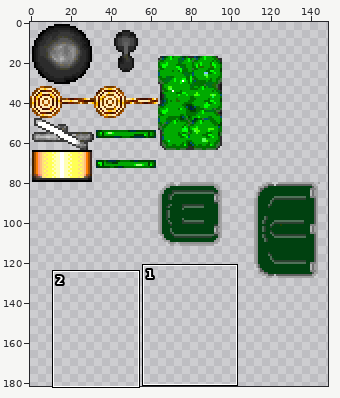
Edited in one commit: sprite sheet (Assets/Graph/images/mobilier_urbain.png). The first picture is a wide view before the edit; the outline marks the close-up.
Close-up. As it was:
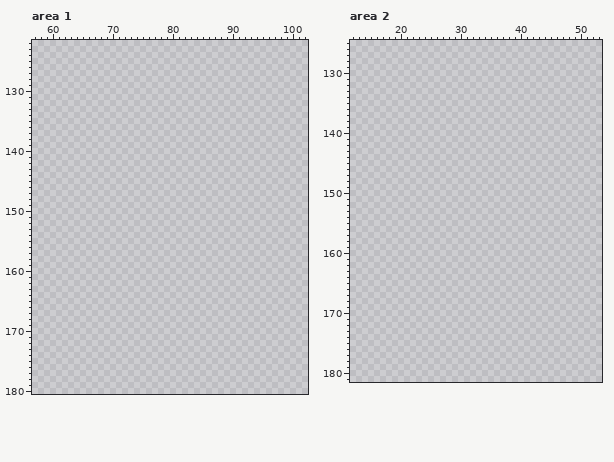
The file is 256x320 pixels. Colours within 5 levels of each other are drawn and written as one. Shown: area 1: x 57..102, y 122..180; area 2: x 12..53, y 125..181. The wide view leaves out empty margins.
Palette (. is transparent): 
Pixels before, area 1 (only the part around the change), first column x 57:
122 ..............................................
123 ..............................................
124 ..............................................
125 ..............................................
126 ..............................................
127 ..............................................
128 ..............................................
129 ..............................................
130 ..............................................
131 ..............................................
132 ..............................................
133 ..............................................
134 ..............................................
135 ..............................................
136 ..............................................
137 ..............................................
138 ..............................................
139 ..............................................
140 ..............................................
141 ..............................................
142 ..............................................
143 ..............................................
144 ..............................................
145 ..............................................
146 ..............................................
147 ..............................................
148 ..............................................
149 ..............................................
150 ..............................................
151 ..............................................
152 ..............................................
153 ..............................................
154 ..............................................
155 ..............................................
156 ..............................................
157 ..............................................
158 ..............................................
159 ..............................................
160 ..............................................
161 ..............................................
162 ..............................................
163 ..............................................
164 ..............................................
165 ..............................................
166 ..............................................
167 ..............................................
168 ..............................................
169 ..............................................
170 ..............................................
171 ..............................................
172 ..............................................
173 ..............................................
174 ..............................................
175 ..............................................
176 ..............................................
177 ..............................................
178 ..............................................
179 ..............................................
180 ..............................................
The same view after the edit:
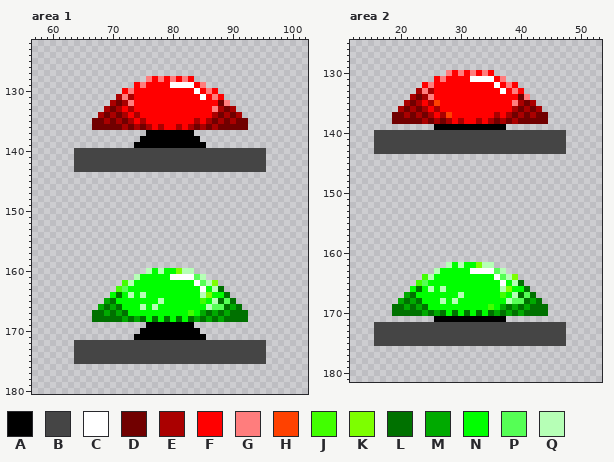
Colours new in this view: A #000000  B #454545  C #ffffff  D #710000  E #aa0000  F #ff0000  G #ff7d7d  H #ff4100  J #41ff00  K #7dff00  L #007100  M #00aa00  N #00ff00  P #55ff55  Q #b6ffb6
The exact change:
Changed rows in their new state; - is an unchanged pixel.
Area 1:
first column x 64:
128 ------------GFGFGFGF------------
129 ----------FGFFFFCCCCFG----------
130 --------FGFFFFFFFFFFCFGF--------
131 -------EGEFFFFFFFFFFFCFGF-------
132 ------EDEGFFFFFFFFFFFFFFDG------
133 -----EDEFEFFFFFFFFFFFFFGEDE-----
134 ----EDEDEFEFFFFFFFFFFFFEDEDE----
135 ---DDEDEDEFEFFFFFFFFEFEDEDEDD---
136 ---DDDDDEDEDEFEFFEFEDEDEDDDDD---
137 ------------AAAAAAAA------------
138 -----------AAAAAAAAAA-----------
139 ----------AAAAAAAAAAAA----------
140 BBBBBBBBBBBBBBBBBBBBBBBBBBBBBBBB
141 BBBBBBBBBBBBBBBBBBBBBBBBBBBBBBBB
142 BBBBBBBBBBBBBBBBBBBBBBBBBBBBBBBB
143 BBBBBBBBBBBBBBBBBBBBBBBBBBBBBBBB
first column x 64:
160 ------------QNQNNKQQ------------
161 ----------QNNNNNCCCCPQ----------
162 --------JQNNNNNNNNNNCPQK--------
163 -------JPNNNNNNNNNNNNCNQL-------
164 ------NLNQNQNNNNNNNNNQKNNL------
165 -----MLNNNNNNNQNNNNNNJNQLPL-----
166 ----MLMLNNNQNQNNNNNNNNQPPLML----
167 ---LLMLMLNNNNNNNNNNJNMLMLMLLL---
168 ---LLLLLMLMLNLNLNLNLMLMLMLLLL---
169 ------------AAAAAAAA------------
170 -----------AAAAAAAAAA-----------
171 ----------AAAAAAAAAAAA----------
172 BBBBBBBBBBBBBBBBBBBBBBBBBBBBBBBB
173 BBBBBBBBBBBBBBBBBBBBBBBBBBBBBBBB
174 BBBBBBBBBBBBBBBBBBBBBBBBBBBBBBBB
175 BBBBBBBBBBBBBBBBBBBBBBBBBBBBBBBB
Area 2:
first column x 16:
130 ------------GFGFGFGF------------
131 ----------FGFFFFCCCCFG----------
132 --------FGFFFFFFFFFFCFGF--------
133 -------EGEFFFFFFFFFFFCFGF-------
134 ------EDEGFFFFFFFFFFFFFFDG------
135 -----EDEFEHFFFFFFFFFFFFGEDE-----
136 ----EDEDEFEFFFFFFFFFFFFEDEDE----
137 ---DDEDEDEFEHFFFFFFFEFEDEDEDD---
138 ---DDDDDEDEDEFEFFEFEDEDEDDDDD---
139 ----------AAAAAAAAAAAA----------
140 BBBBBBBBBBBBBBBBBBBBBBBBBBBBBBBB
141 BBBBBBBBBBBBBBBBBBBBBBBBBBBBBBBB
142 BBBBBBBBBBBBBBBBBBBBBBBBBBBBBBBB
143 BBBBBBBBBBBBBBBBBBBBBBBBBBBBBBBB
first column x 16:
162 ------------QNQNNKQQ------------
163 ----------QNNNNNCCCCPQ----------
164 --------JQNNNNNNNNNNCPQK--------
165 -------JPNNNNNNNNNNNNCNQL-------
166 ------NLNQNQNNNNNNNNNQKNNL------
167 -----MLNNNNNNNQNNNNNNJNQLPL-----
168 ----MLMLNNNQNQNNNNNNNNQPPLML----
169 ---LLMLMLNNNNNNNNNNJNMLMLMLLL---
170 ---LLLLLMLMLNLNLNLNLMLMLMLLLL---
171 ----------AAAAAAAAAAAA----------
172 BBBBBBBBBBBBBBBBBBBBBBBBBBBBBBBB
173 BBBBBBBBBBBBBBBBBBBBBBBBBBBBBBBB
174 BBBBBBBBBBBBBBBBBBBBBBBBBBBBBBBB
175 BBBBBBBBBBBBBBBBBBBBBBBBBBBBBBBB
Changed places in both close-ups, as pixel boxes (x1, y1, x2, y2):
added: (74, 76, 266, 172)
added: (74, 268, 266, 364)
added: (374, 70, 566, 154)
added: (374, 262, 566, 346)
